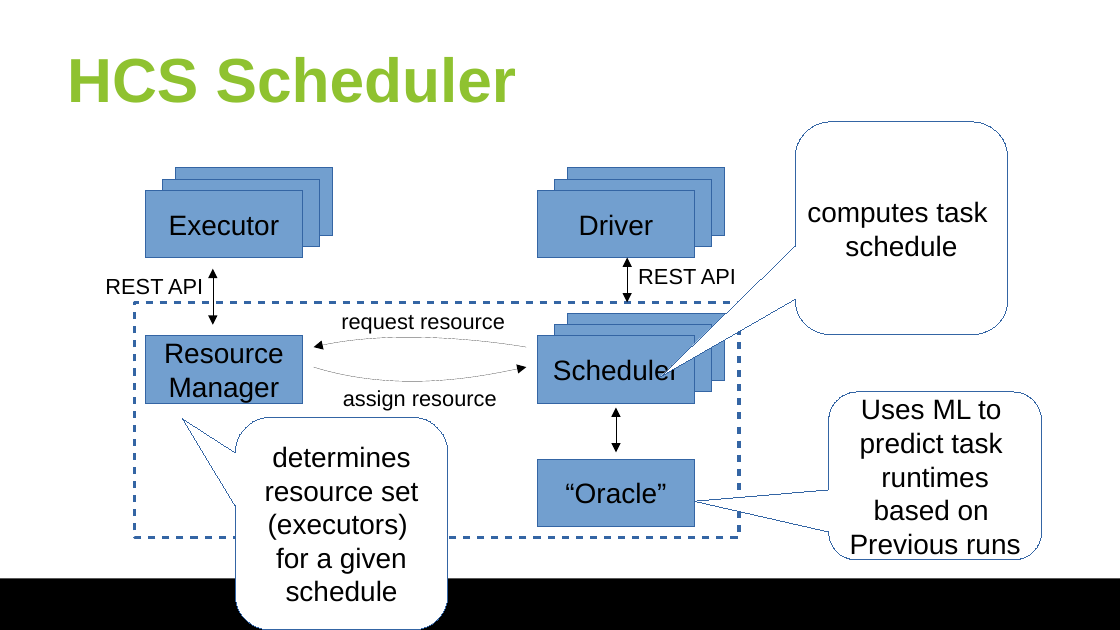
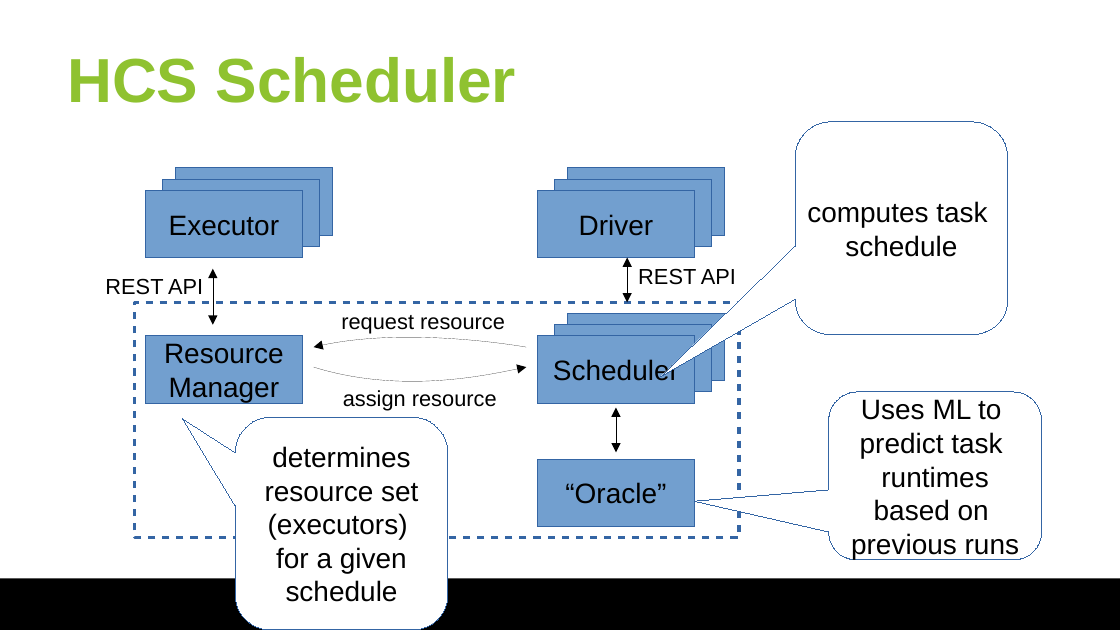
Before and after one commit to huangyibo/spark-summit-18, a slide deck: slide 34 of slides/spark-summit-18.odp. Drawn at 1120x630 pixels with LibreOffice and Linux fonts; fonts in the diff are those of the drawing; background and template pictures are left out. Boxes give left, top, right and bottom in pixels: in the first picture for what was removed or moved away, otherwise in the second. Text is boxed around its words. In the diff, an @@ line names an element or a change of style, - is before the commit and + after.

Commit message:
slides

```diff
--- a/slides/spark-summit-18.odp
+++ b/slides/spark-summit-18.odp
@@ text in rounded speech box at (851,533,1019,559): text changed @@
-Previous runs
+previous runs
```
Also in this commit, not shown: 1 other slide changed, 1 other file.
